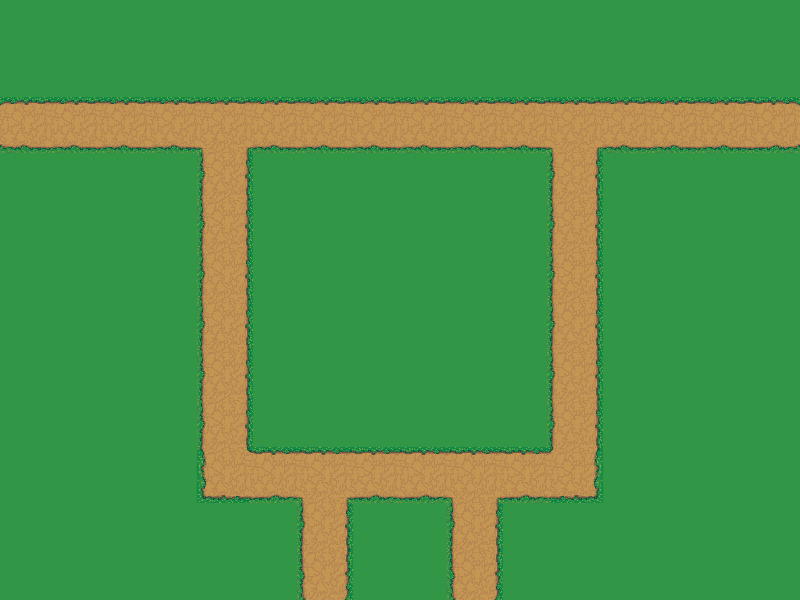
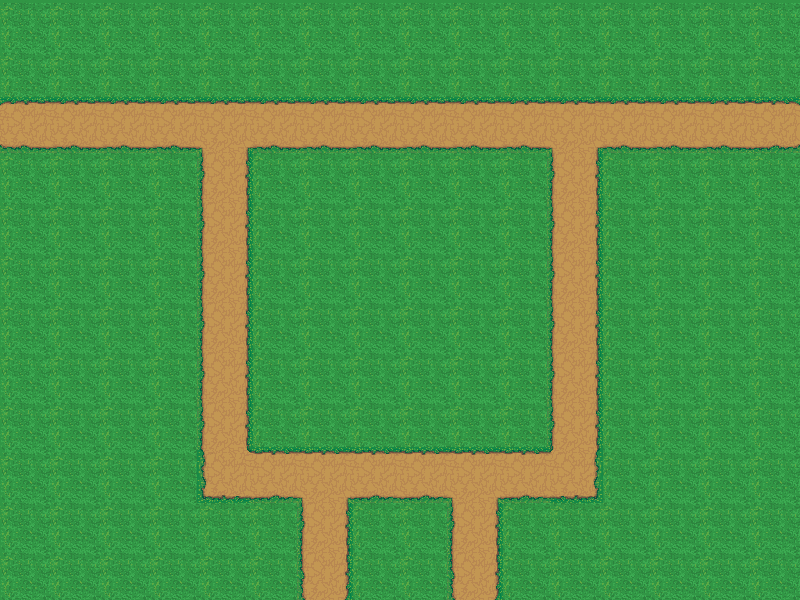
Before/after of a 800 × 600 layered artwork. What changed in the layer stack:
added layer "Camada 7 copiar" above "Camada 42" over box(0, 1, 800, 600)
